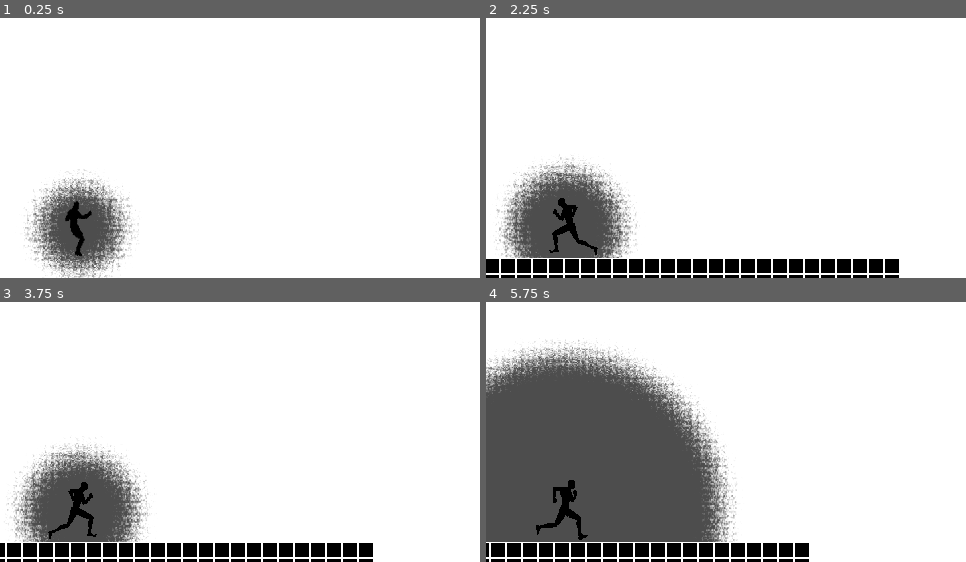
Above: before the commit, frames 1-4 (two rows, left to right).
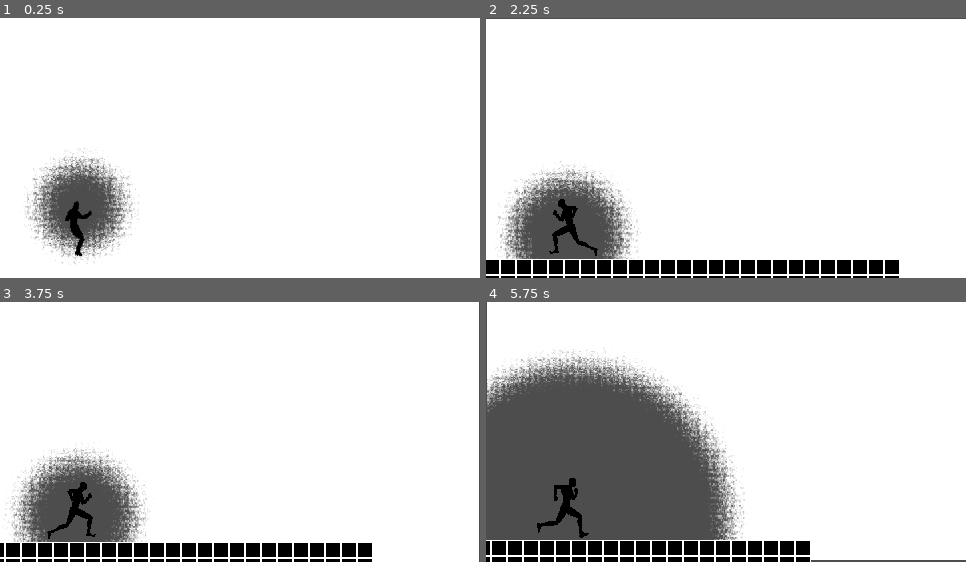
Above: after the commit, the same moments.

Repository: c4n4r/echoes
Game: Godot game, scene res://scenes/sandbox.tscn
Same seed, same stepped clock (60 frames per second), same inputs: the game is played once before the commit and once after it.
Inputs:
- Up to frame 1 (0.25 s): no input
- Up to frame 2 (2.25 s): tap Enter (ui_accept) at 0.5, 0.77, 1.52 s; hold Ctrl (Focus) 0.53-1.28 s; hold Right (ui_right) 0.53-2.03 s; tap Ctrl (Focus) at 1.35 s; hold Left (ui_left) from 2.03 s (still down); hold Ctrl (Focus) from 2.03 s (still down)
- Up to frame 3 (3.75 s): release Left (ui_left) at 2.78 s; release Ctrl (Focus) at 2.78 s; hold Right (ui_right) from 2.78 s (still down); tap Ctrl (Focus) at 2.85 s; tap Enter (ui_accept) at 3.02 s; hold Ctrl (Focus) from 3.53 s (still down)
- Up to frame 4 (5.75 s): tap Enter (ui_accept) at 3.77, 4.52 s; release Right (ui_right) at 4.28 s; release Ctrl (Focus) at 4.28 s; hold Left (ui_left) 4.28-5.03 s; tap Ctrl (Focus) at 4.35 s; hold Right (ui_right) from 5.03 s (still down); hold Ctrl (Focus) from 5.03 s (still down)

The runs differ from the first frame. In frame 1, 5.6% of the frame differs, in the area x 5-29%, y 50-100%; in frame 2, 4.5%; in frame 3, 4.0%; in frame 4, 8.4%, in the area x 0-100%, y 0-100%.

Commit message:
Add focus signals and enhance camera handling with player focus events

Diff:
--- a/actors/Player/player.gd
+++ b/actors/Player/player.gd
@@ -8,7 +8,13 @@
 @onready var animated_sprite: AnimatedSprite2D = $Anims
 @onready var player_camera: Camera2D = $Camera2D
 @onready var front_mask: ColorRect = get_tree().current_scene.get_node("FrontMask")
+@onready var echo_spot: Node2D = $EchoSpot
 @export var is_echo_activated := false
+
+
+signal on_focus_start
+signal on_focus_stop
+
 
 var is_focusing := false
 var focus_radius := 0.0
@@ -17,7 +23,7 @@
 func _ready() -> void:
 	echo_instance = Echo.new(
 		front_mask,
-		self,
+		echo_spot,
 		25.0
 	)
 	add_child(echo_instance)
@@ -76,6 +82,8 @@
 			stop_focus()
 
 func start_focus() -> void:
+	on_focus_start.emit()
+
 	is_focusing = true
 	is_echo_activated = true
 	focus_radius = 0.0
@@ -94,4 +102,7 @@
 	is_focusing = false
 	is_echo_activated = false
 	if echo_instance:
-		echo_instance.make_radius_grow(FOCUS_GROWTH_RATE * get_physics_process_delta_time(), 0.0, get_physics_process_delta_time() / 2)
+		# Shrink echo at FOCUS_GROWTH_RATE / 2
+		var shrink_time = (focus_radius) / (FOCUS_GROWTH_RATE * 6)
+		echo_instance.make_radius_grow(focus_radius, 0.0, shrink_time)
+	on_focus_stop.emit()
--- a/actors/Player/player.tscn
+++ b/actors/Player/player.tscn
@@ -1,7 +1,8 @@
-[gd_scene load_steps=44 format=3 uid="uid://tmqk4k3q1usc"]
+[gd_scene load_steps=45 format=3 uid="uid://tmqk4k3q1usc"]
 
 [ext_resource type="Script" uid="uid://cp1jonif0fst8" path="res://actors/Player/player.gd" id="1_ixlqj"]
 [ext_resource type="Texture2D" uid="uid://ci6hvrnhpp4pc" path="res://assets/Jump/Jump_0001.png" id="2_bflq2"]
+[ext_resource type="Script" uid="uid://cnwp3ctmrhvgy" path="res://actors/camera/camera.gd" id="2_vlvg8"]
 [ext_resource type="Texture2D" uid="uid://bjc2t5ui5mpwf" path="res://assets/Jump/Jump_0002.png" id="3_vlvg8"]
 [ext_resource type="Texture2D" uid="uid://dky83gvkv40gm" path="res://assets/Jump/Jump_0003.png" id="4_ue7d7"]
 [ext_resource type="Texture2D" uid="uid://cdtweulx21yyd" path="res://assets/Jump/Jump_0004.png" id="5_jkk2w"]
@@ -235,6 +236,7 @@
 
 [node name="Camera2D" type="Camera2D" parent="."]
 position = Vector2(160, -80)
+script = ExtResource("2_vlvg8")
 
 [node name="Anims" type="AnimatedSprite2D" parent="."]
 sprite_frames = SubResource("SpriteFrames_au0nh")
@@ -242,3 +244,9 @@
 
 [node name="CollisionShape2D" type="CollisionShape2D" parent="."]
 shape = SubResource("RectangleShape2D_8fshm")
+
+[node name="EchoSpot" type="Node2D" parent="."]
+position = Vector2(0, -24)
+
+[connection signal="on_focus_start" from="." to="Camera2D" method="_on_player_on_focus_start"]
+[connection signal="on_focus_stop" from="." to="Camera2D" method="_on_player_on_focus_stop"]
--- /dev/null
+++ b/actors/camera/camera.gd
@@ -0,0 +1,38 @@
+extends Camera2D
+
+@export var follow_speed: float = 5.0
+@export var zoom_speed: float = 2.0
+@export var min_zoom: float = 0.5
+@export var max_zoom: float = 2.0
+
+
+var target: Node2D
+var shake_intensity: float = 0.0
+var original_offset: Vector2 = Vector2.ZERO
+
+func _ready() -> void:
+		target = get_parent().get_node("Player")
+		original_offset = offset
+		var player = target
+		if player:
+			player.connect("on_focus_start", Callable(self, "_on_player_on_focus_start"))
+			player.connect("on_focus_stop", Callable(self, "_on_player_on_focus_stop"))
+
+
+func _process(delta: float) -> void:
+	if shake_intensity > 0.0:
+		var random_offset = Vector2(
+			randf_range(-shake_intensity, shake_intensity),
+			randf_range(-shake_intensity, shake_intensity)
+		)
+		offset = original_offset + random_offset
+	else:
+		offset = original_offset
+
+
+func _on_player_on_focus_start() -> void:
+	shake_intensity = 2.0
+
+
+func _on_player_on_focus_stop() -> void:
+	shake_intensity = 0.0
--- a/scripts/echo.gd
+++ b/scripts/echo.gd
@@ -4,6 +4,7 @@
 @export var front_mask: ColorRect
 @export var actor: Node2D
 @export var reveal_radius: float = 15.0
+@export var _roam_time: float = 0.0
 
 var shader_material: ShaderMaterial
 
@@ -23,11 +24,26 @@
 		if shader_material:
 			shader_material.set_shader_parameter("radius", reveal_radius)
 			shader_material.set_shader_parameter("active", true)
+	# Initialize time for roaming
+	self._roam_time = 0.0
 
 func _process(_delta):
 	if shader_material:
-		shader_material.set_shader_parameter("mouse_pos", actor.get_global_transform_with_canvas().origin)
+		_make_echo_roam(_delta)
 		shader_material.set_shader_parameter("radius", reveal_radius)
+
+
+func _make_echo_roam(_delta: float) -> void:
+	# make the echo slowly roam around the actor
+	var roam_radius = reveal_radius * 0.1
+	var roam_speed = 0.5 # slower speed for gentle roaming
+	self._roam_time += _delta
+	var offset = Vector2(
+		roam_radius * sin(self._roam_time * roam_speed),
+		roam_radius * cos(self._roam_time * roam_speed)
+	)
+	if shader_material:
+		shader_material.set_shader_parameter("mouse_pos", actor.get_global_transform_with_canvas().origin + offset)
 
 
 func set_reveal_radius(radius: float) -> void:
Not shown, added: actors/camera/camera.gd.uid
